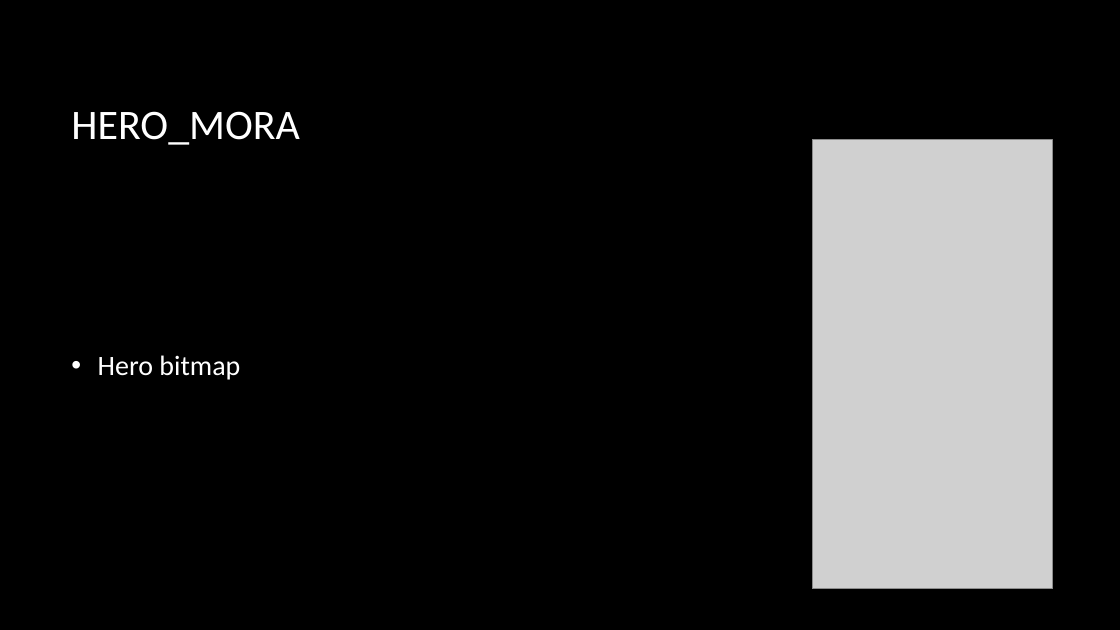
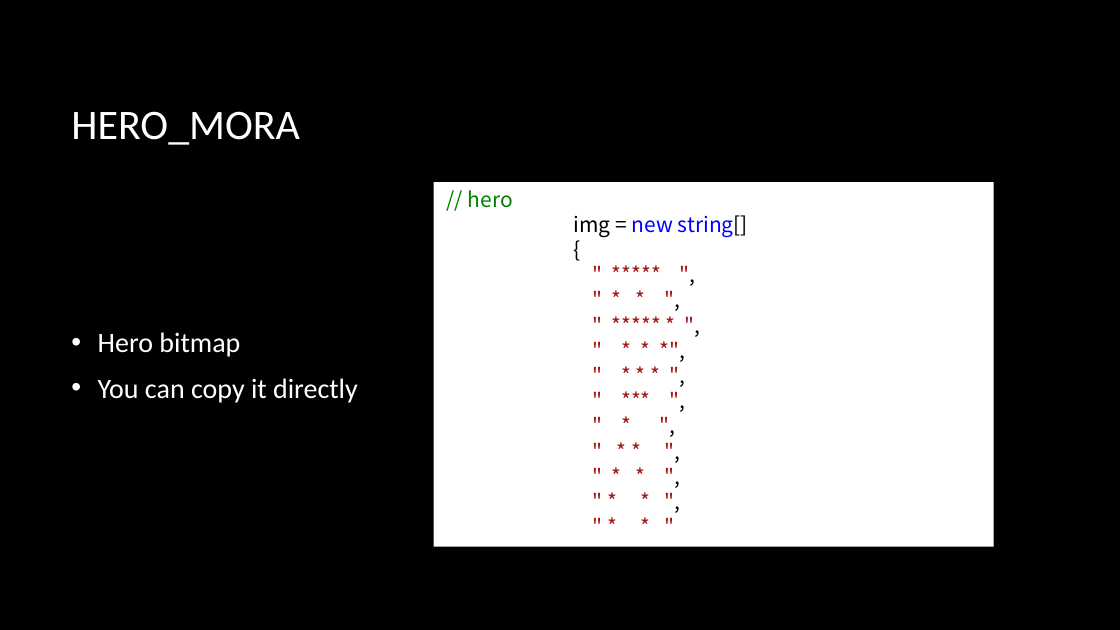
Before and after one commit to CaramelYo/Hero_Mora, a slide deck: slide 8 of Hero_Mora/bin/Release/Hero_Mora.pptx. Drawn at 1120x630 pixels with LibreOffice and Linux fonts; fonts in the diff are those of the drawing; grey boxes stand for pictures; background and template pictures are left out. Boxes give left, top, right and bottom in pixels: in the first picture for what was removed or moved away, otherwise in the second. Text is boxed around its words. In the diff, an @@ line names an element or a change of style, - is before the commit and + after.

Commit message:
change the images of bitmap into the word windows of it in ppt

```diff
--- a/Hero_Mora/bin/Release/Hero_Mora.pptx
+++ b/Hero_Mora/bin/Release/Hero_Mora.pptx
@@ picture removed at bbox=[812, 140, 1053, 589] @@
@@ rectangle added at bbox=[434, 182, 994, 547], fill #FFFFFF, 18 pt, text #A31515 @@
+// hero
+img = new string[]
+{
+" ***** ",
+" * * ",
+" ***** * ",
+" * * *",
+" * * * ",
+" *** ",
+" * ",
+" * * ",
+" * * ",
+" * * ",
+" * * "
@@ text at bbox=[98, 378, 358, 403]: paragraph added @@
+• You can copy it directly
```
Also in this commit, not shown: 4 other slides changed.
